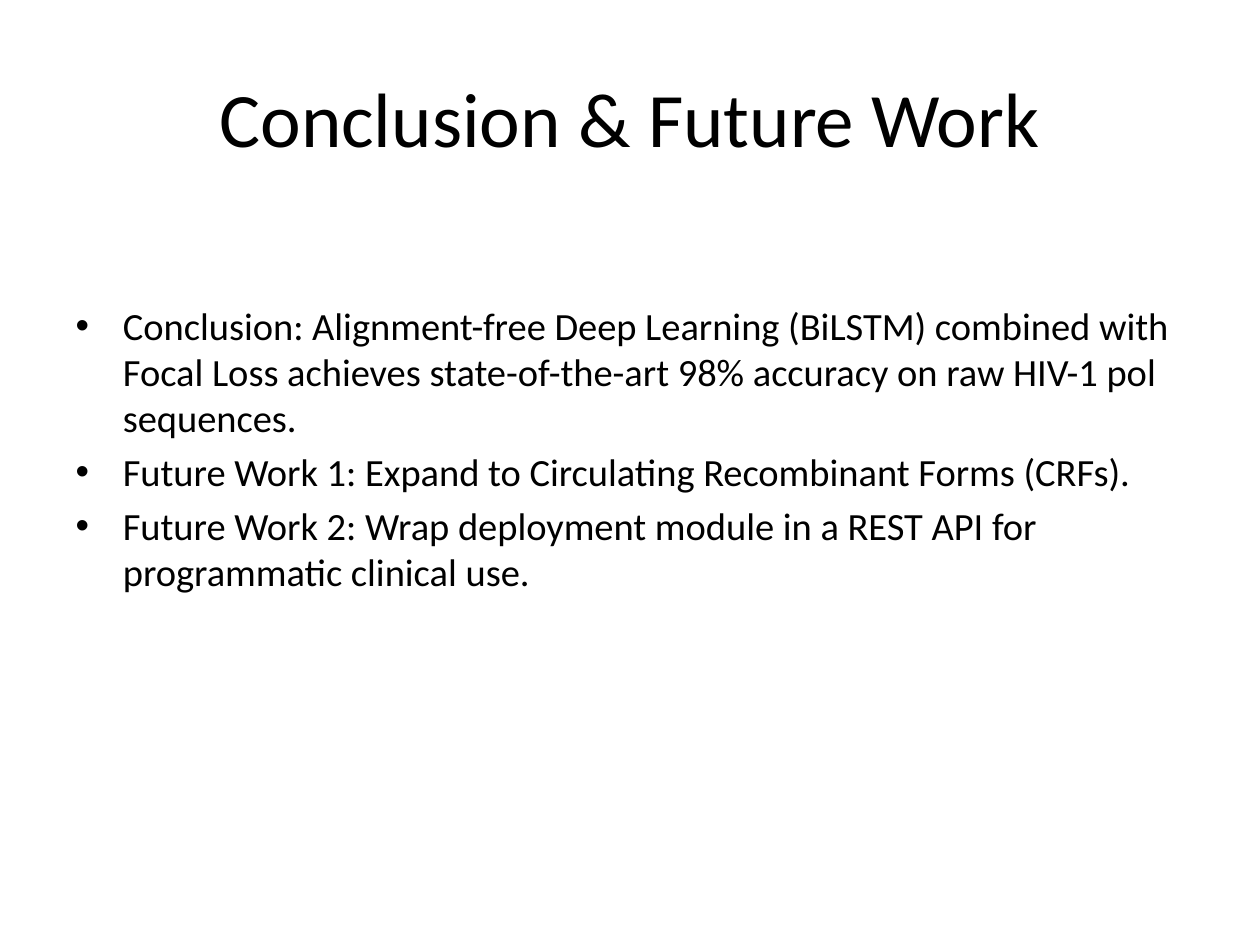
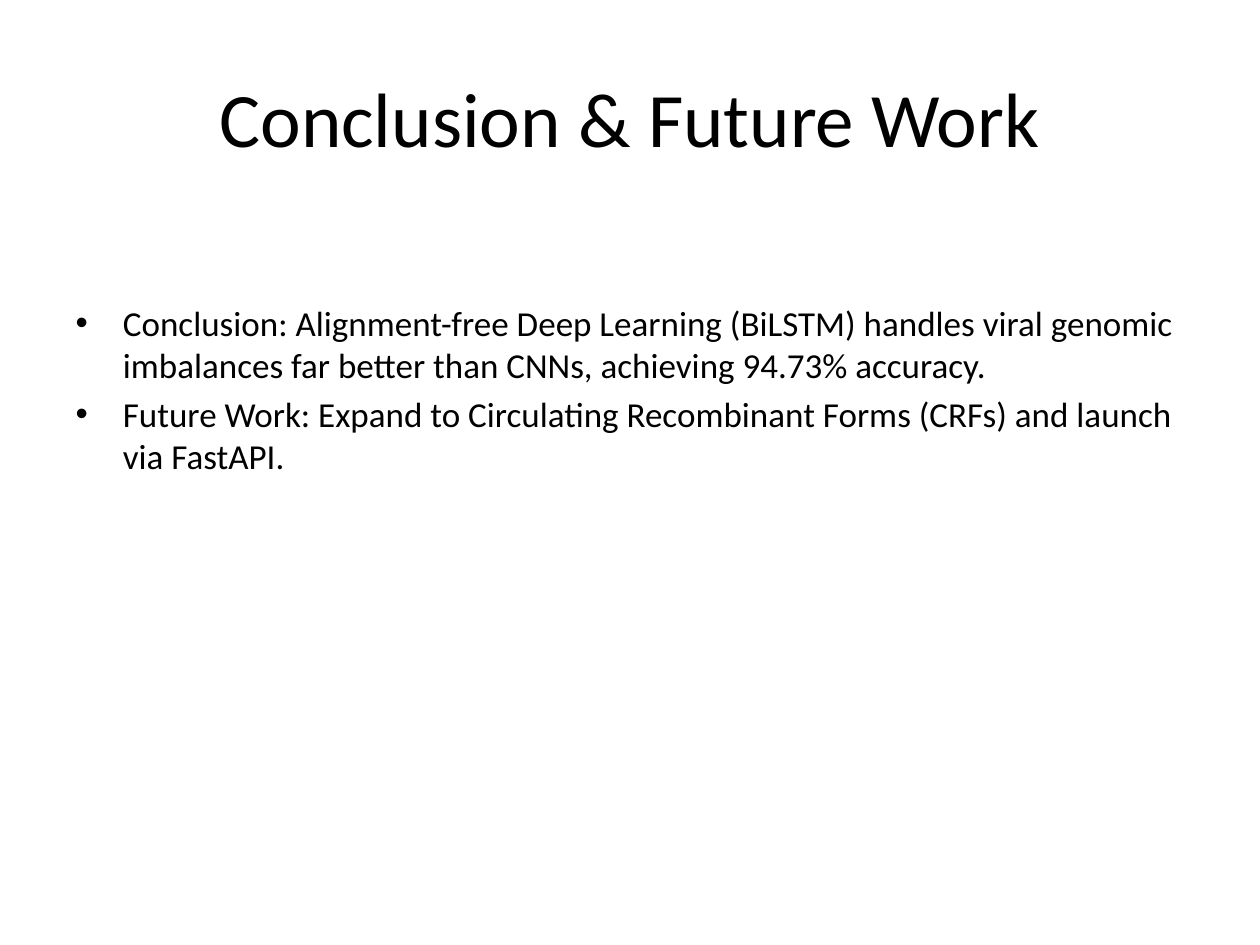
Before and after one commit to JNagawa/HIV_subtype_classifier_DeepLearning, a slide deck: slide 14 of reports/presentation.pptx. Drawn at 1260x945 pixels with LibreOffice and Linux fonts; fonts in the diff are those of the drawing. Boxes give left, top, right and bottom in pixels: in the first picture for what was removed or moved away, otherwise in the second. Text is boxed around its words. In the diff, an @@ line names an element or a change of style, - is before the commit and + after.

```diff
--- a/reports/presentation.pptx
+++ b/reports/presentation.pptx
@@ text at (x1=123, y1=310, x2=1172, y2=470): text changed; size 22 to 20 pt @@
-• Conclusion: Alignment-free Deep Learning (BiLSTM) combined with Focal Loss achieves state-of-the-art 98% accuracy on raw HIV-1 pol sequences.
-• Future Work 1: Expand to Circulating Recombinant Forms (CRFs).
-• Future Work 2: Wrap deployment module in a REST API for programmatic clinical use.
+• Conclusion: Alignment-free Deep Learning (BiLSTM) handles viral genomic imbalances far better than CNNs, achieving 94.73% accuracy.
+• Future Work: Expand to Circulating Recombinant Forms (CRFs) and launch via FastAPI.
```
Also in this commit, not shown: 11 other slides changed, 1 slide added, 1 slide removed, 3 other files.
